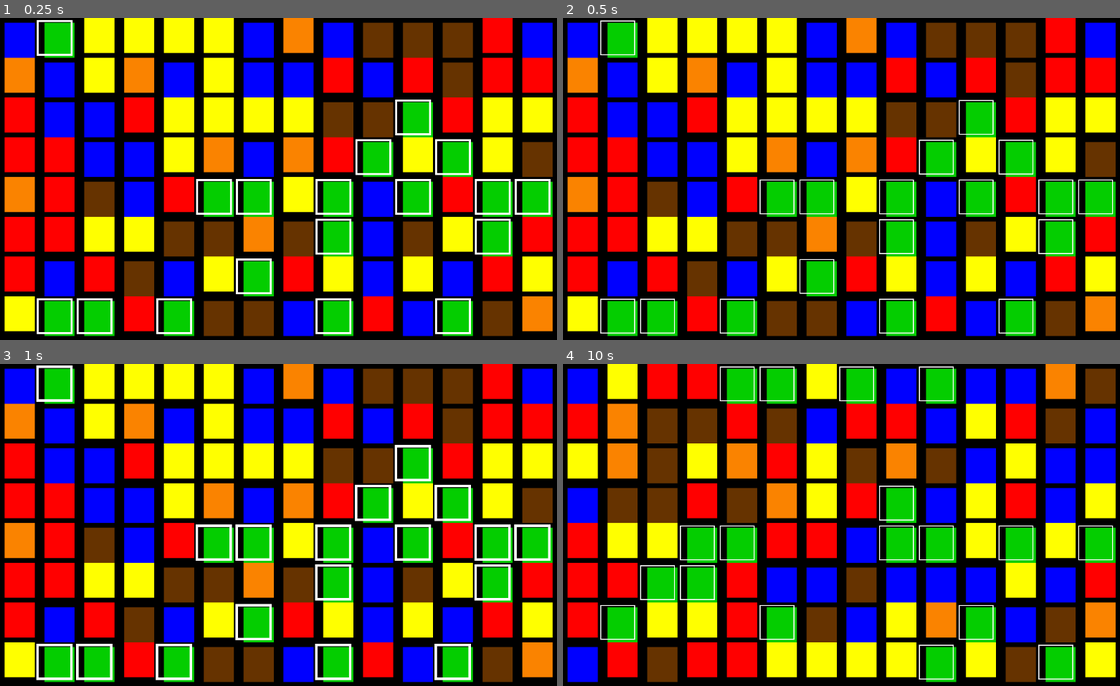
Above: before the commit, frames 1-4 (two rows, left to right).
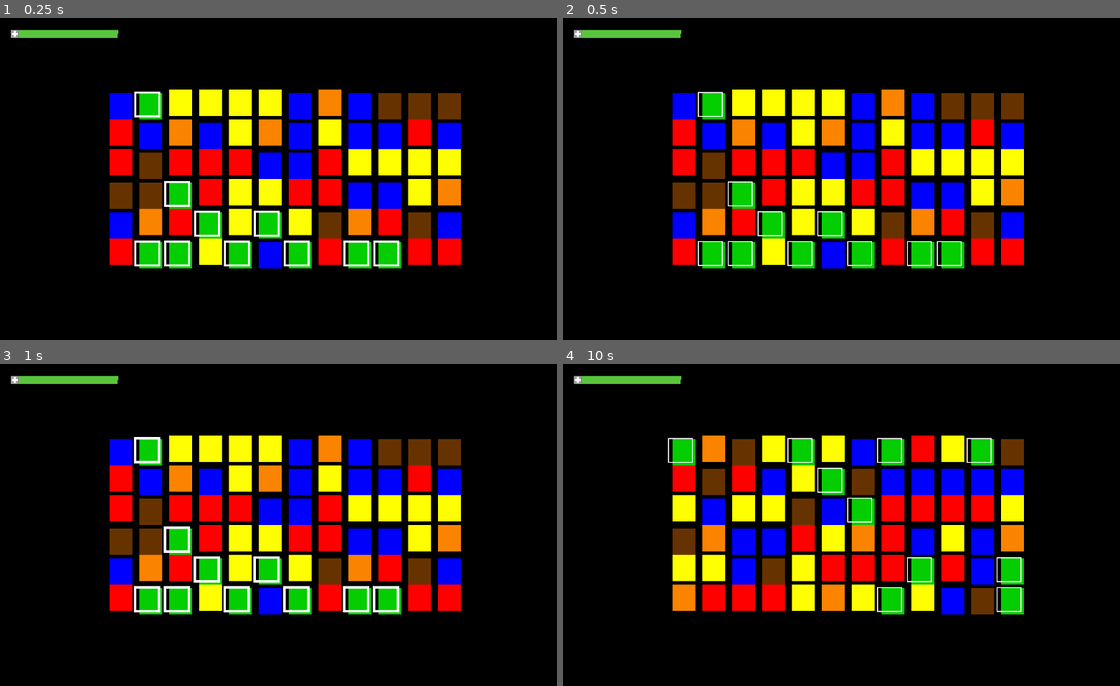
Above: after the commit, the same moments.

Repository: ExcitedAdom/Don-t-Touch-Blue
Game: Godot game, scene res://scenes/main.tscn
Two runs of this game, one before a commit and one after it. Both use one fixed random seed, a clock stepped at 60 frames per second and the inputs below.
Inputs (mouse positions are in pixels of both pictures, inside the frame that each line leads up to):
- Up to frame 1 (0.25 s): no input
- Up to frame 2 (0.5 s): no input
- Up to frame 3 (1 s): tap Enter at 0.5 s; move the mouse to (406, 508) at 0.52 s; hold Right from 0.53 s (still down); tap Alt at 0.6 s; click (406, 508) at 0.67 s
- Up to frame 4 (10 s): move the mouse to (730, 541) at 1.27 s; release Right at 1.28 s; hold Down 1.28-2.03 s; tap Shift every 1.5 s from 1.35 to 8.85 s; tap Space at 2, 5, 7.25 s; move the mouse to (902, 454) at 2.02 s; hold Right 2.03-2.78 s; tap Alt every 1.5 s from 2.1 to 9.6 s; move the mouse to (813, 589) at 2.77 s; hold Up 2.78-3.53 s; click (813, 589) at 2.92 s; tap Enter at 3.5, 5.75 s; move the mouse to (1014, 573) at 3.52 s; hold Left 3.53-5.03 s; move the mouse to (674, 476) at 4.27 s; move the mouse to (874, 525) at 5.02 s; hold Down 5.03-5.78 s; click (874, 525) at 5.17 s; move the mouse to (757, 444) at 5.77 s; hold Right 5.78-6.53 s; move the mouse to (969, 508) at 6.52 s; hold Up 6.53-7.28 s; move the mouse to (730, 541) at 7.27 s; hold Right 7.28-8.03 s; click (730, 541) at 7.42 s; move the mouse to (902, 454) at 8.02 s; hold Down 8.03-8.78 s; move the mouse to (813, 589) at 8.77 s; hold Left 8.78-9.53 s; move the mouse to (1014, 573) at 9.52 s; hold Up from 9.53 s (still down); click (1014, 573) at 9.67 s

The runs differ from the first frame. In frame 1, 75% of the frame differs, in the area x 0-100%, y 0-99%; in frame 2, 74%; in frame 3, 75%; in frame 4, 75%.

Commit message:
added a healthbar and fixed the floor

Diff:
--- /dev/null
+++ b/control.tscn
@@ -0,0 +1,31 @@
+[gd_scene format=3 uid="uid://f6e1sgfl0vfy"]
+
+[ext_resource type="Texture2D" uid="uid://cln8maffmky8l" path="res://assets/greenbar (3).png" id="1_62e2m"]
+[ext_resource type="Texture2D" uid="uid://cfxrhjlbg20cx" path="res://assets/greenbar (2).png" id="2_qtu10"]
+
+[sub_resource type="AtlasTexture" id="AtlasTexture_b2p8l"]
+atlas = ExtResource("1_62e2m")
+region = Rect2(10, 52, 108, 10)
+
+[sub_resource type="AtlasTexture" id="AtlasTexture_be4hw"]
+atlas = ExtResource("2_qtu10")
+region = Rect2(18, 37, 100, 10)
+
+[node name="Control" type="Control" unique_id=301393839]
+layout_mode = 3
+anchors_preset = 15
+anchor_right = 1.0
+anchor_bottom = 1.0
+grow_horizontal = 2
+grow_vertical = 2
+
+[node name="TextureProgressBar" type="TextureProgressBar" parent="." unique_id=31810322]
+layout_mode = 0
+offset_left = 16.0
+offset_top = 12.0
+offset_right = 161.0
+offset_bottom = 157.0
+value = 100.0
+texture_under = SubResource("AtlasTexture_b2p8l")
+texture_progress = SubResource("AtlasTexture_be4hw")
+texture_progress_offset = Vector2(8, 0)
--- a/project.godot
+++ b/project.godot
@@ -63,5 +63,6 @@
 
 [rendering]
 
+textures/canvas_textures/default_texture_filter=0
 rendering_device/driver.windows="d3d12"
 environment/defaults/default_clear_color=Color(0, 0, 0, 1)
--- a/scenes/floor.gd
+++ b/scenes/floor.gd
@@ -1,8 +1,8 @@
 extends Node2D
 
-const Cols := 14
-const Rows := 8
-const Tile := 80
+const Cols := 12
+const Rows := 6
+const Tile := 60
 const Shuffle_Interval := 10.0
 var shuffle_timer := 0.0
 
@@ -13,8 +13,14 @@
 func _ready() -> void:
 	randomize()
 	generate()
+	center_on_screen()
+	get_viewport().size_changed.connect(center_on_screen)
 	Events.color_changed.connect(_on_color_changed)
 	GameState.reset()
+
+func center_on_screen() -> void:
+	var screen := get_viewport_rect().size
+	position = ((screen - get_size()) / 2.0).floor()
 
 func generate() -> void:
 	grid.clear()
--- a/scenes/main.tscn
+++ b/scenes/main.tscn
@@ -2,6 +2,7 @@
 
 [ext_resource type="Script" uid="uid://g550vvypp1x5" path="res://scenes/ColorControler.gd" id="1_0wfyh"]
 [ext_resource type="Script" uid="uid://6fnldd6y5h42" path="res://scenes/floor.gd" id="2_sugp2"]
+[ext_resource type="PackedScene" uid="uid://f6e1sgfl0vfy" path="res://control.tscn" id="3_sugp2"]
 
 [node name="main" type="Node" unique_id=291700539]
 
@@ -10,3 +11,6 @@
 
 [node name="Floor" type="Node2D" parent="." unique_id=985590356]
 script = ExtResource("2_sugp2")
+
+[node name="Control" parent="." unique_id=301393839 instance=ExtResource("3_sugp2")]
+scale = Vector2(2, 2)
Binary file added: assets/greenbar (1).png
Not shown, added: assets/greenbar (1).png.import
Binary file added: assets/greenbar (2).png
Not shown, added: assets/greenbar (2).png.import
Binary file added: assets/greenbar (3).png
Not shown, added: assets/greenbar (3).png.import
